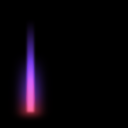
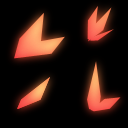
Revision of a layered (128, 128) image; what changed, layer by layer:
hid "Calque 7" over [8, 39, 53, 122]
hid "Calque 7 copie" over [24, 9, 37, 115]
showed "Calque 2 copie 2" over [7, 1, 126, 121]
showed "Calque 2" over [14, 6, 121, 112]
